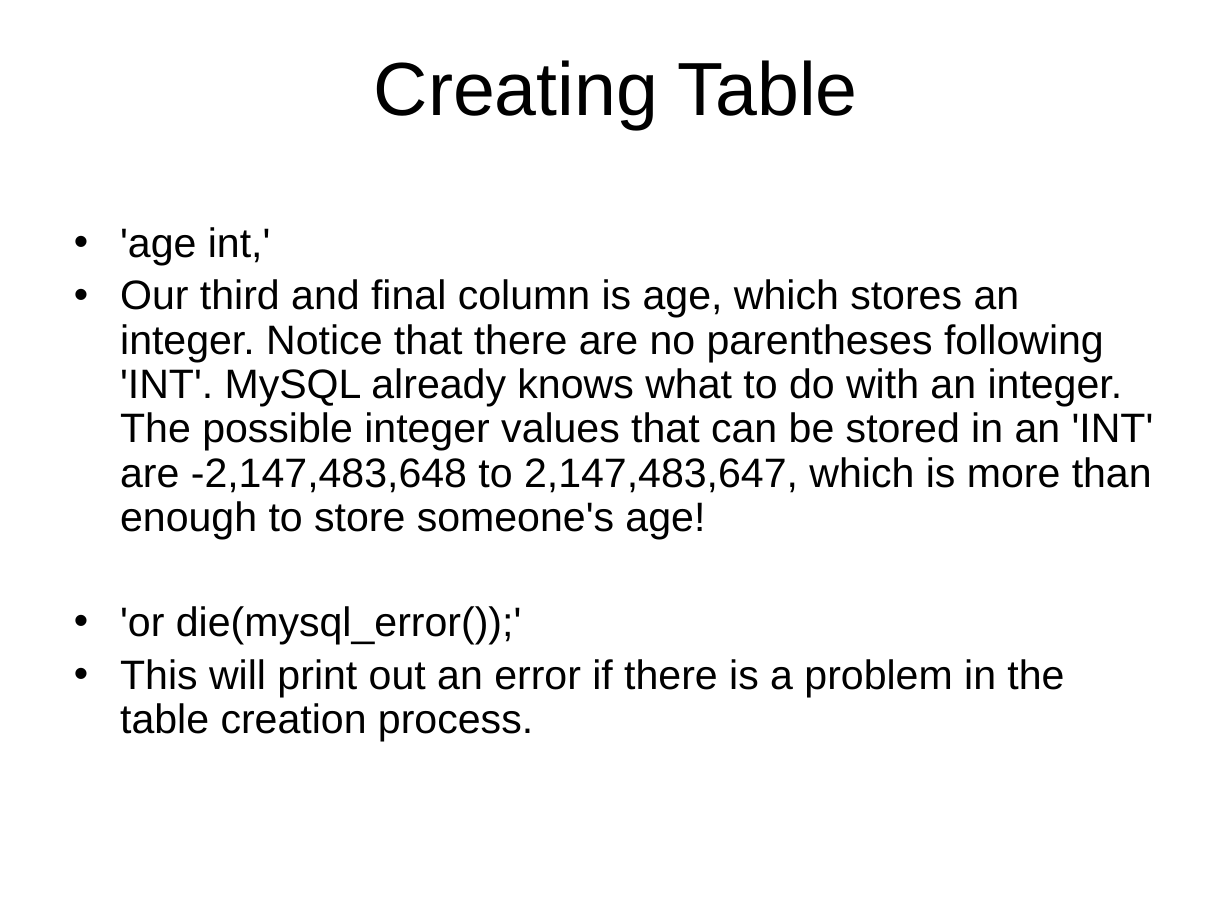
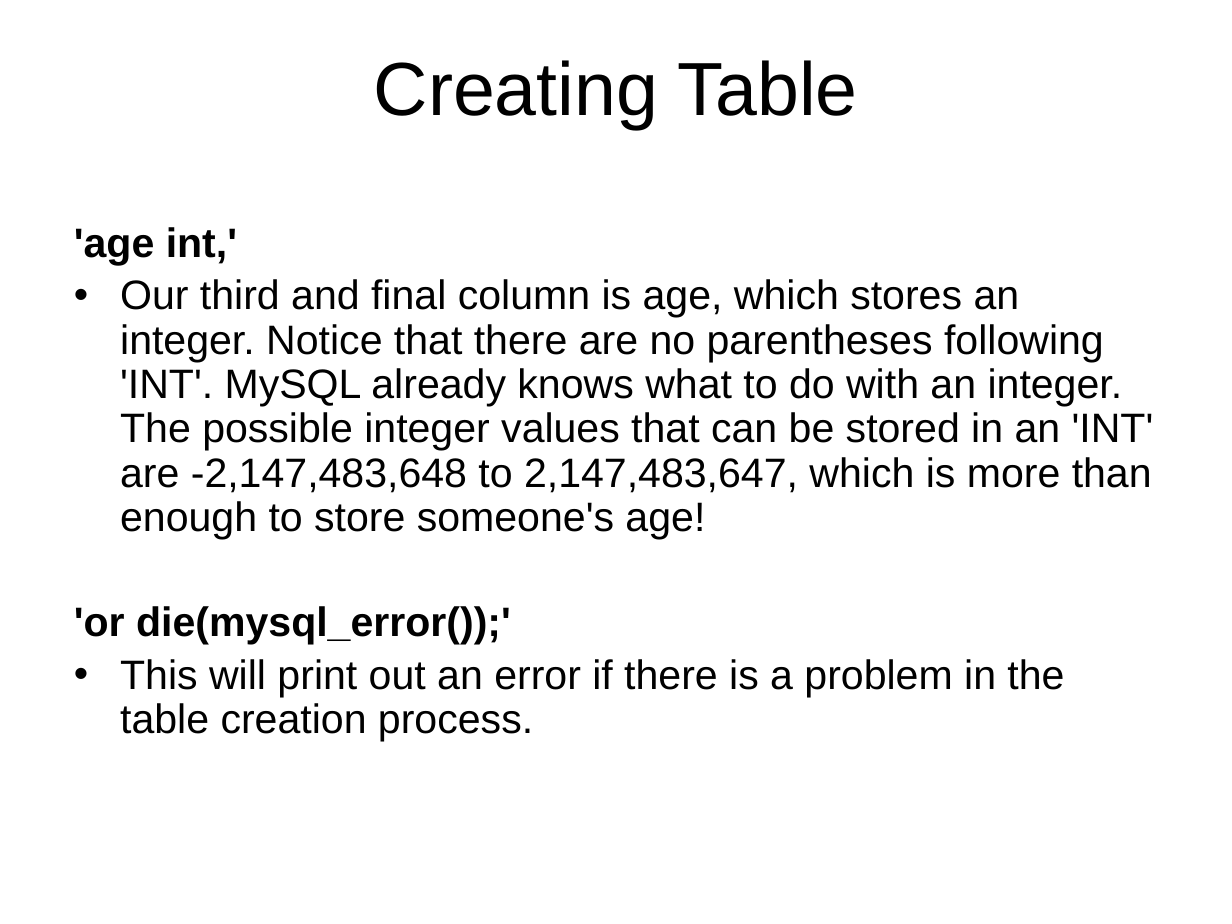
Before and after one commit to pingovn/pingo-webbasic-with-php, a slide deck: slide 44 of slides/Pingo - PHP Basics - Database - MySQL.pptx (slide 47 before the commit). Drawn at 1232x924 pixels with LibreOffice and Linux fonts; fonts in the diff are those of the drawing; background and template pictures are left out. Boxes give left, top, right and bottom in pixels: in the first picture for what was removed or moved away, otherwise in the second. Text is boxed around its words. In the diff, an @@ line names an element or a change of style, - is before the commit and + after.

```diff
--- a/slides/Pingo - PHP Basics - Database - MySQL.pptx
+++ b/slides/Pingo - PHP Basics - Database - MySQL.pptx
@@ text at (x1=74, y1=227, x2=511, y2=644): bold on in "'age int,'", "'or die(mysql_error());'"; bullet • to none @@
```
Also in this commit, not shown: 7 other slides changed, 4 slides removed.
